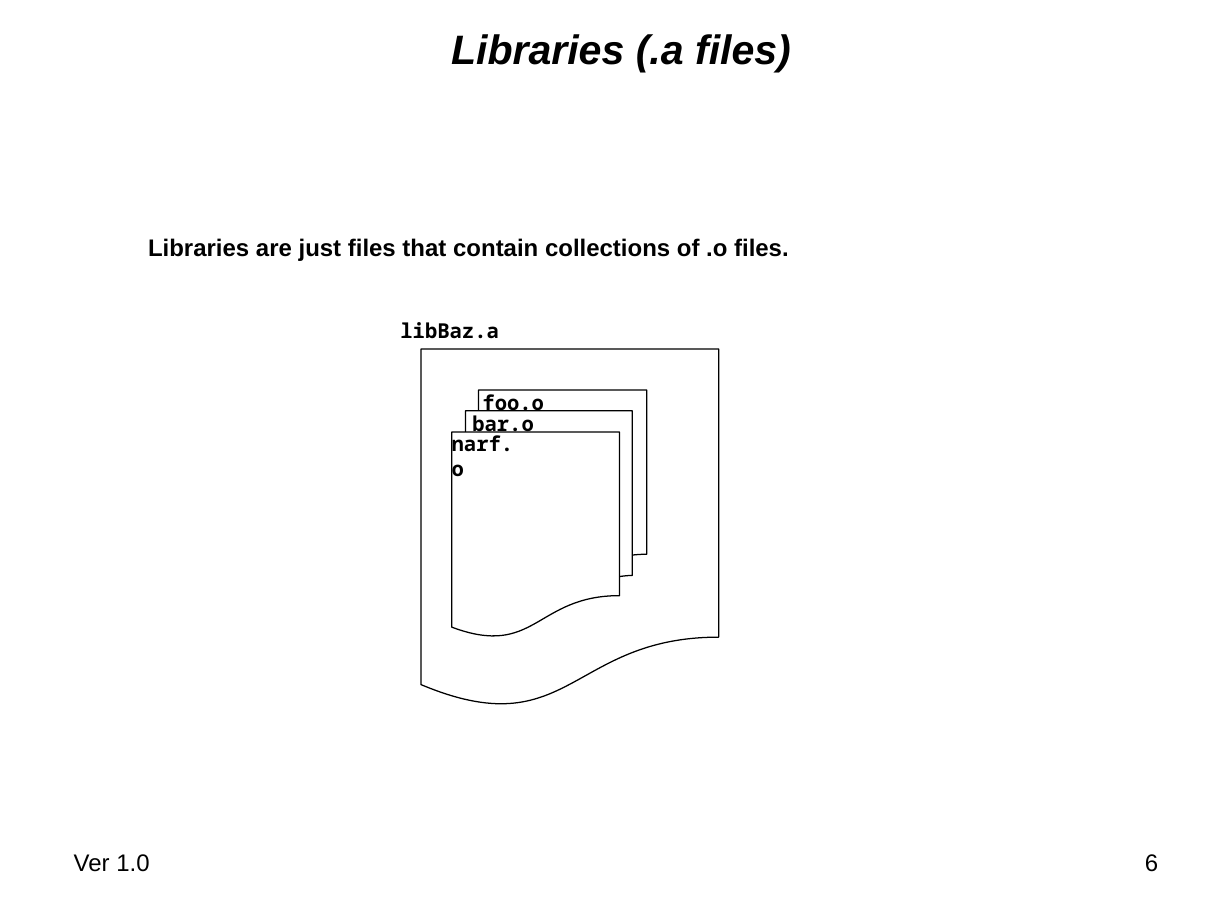
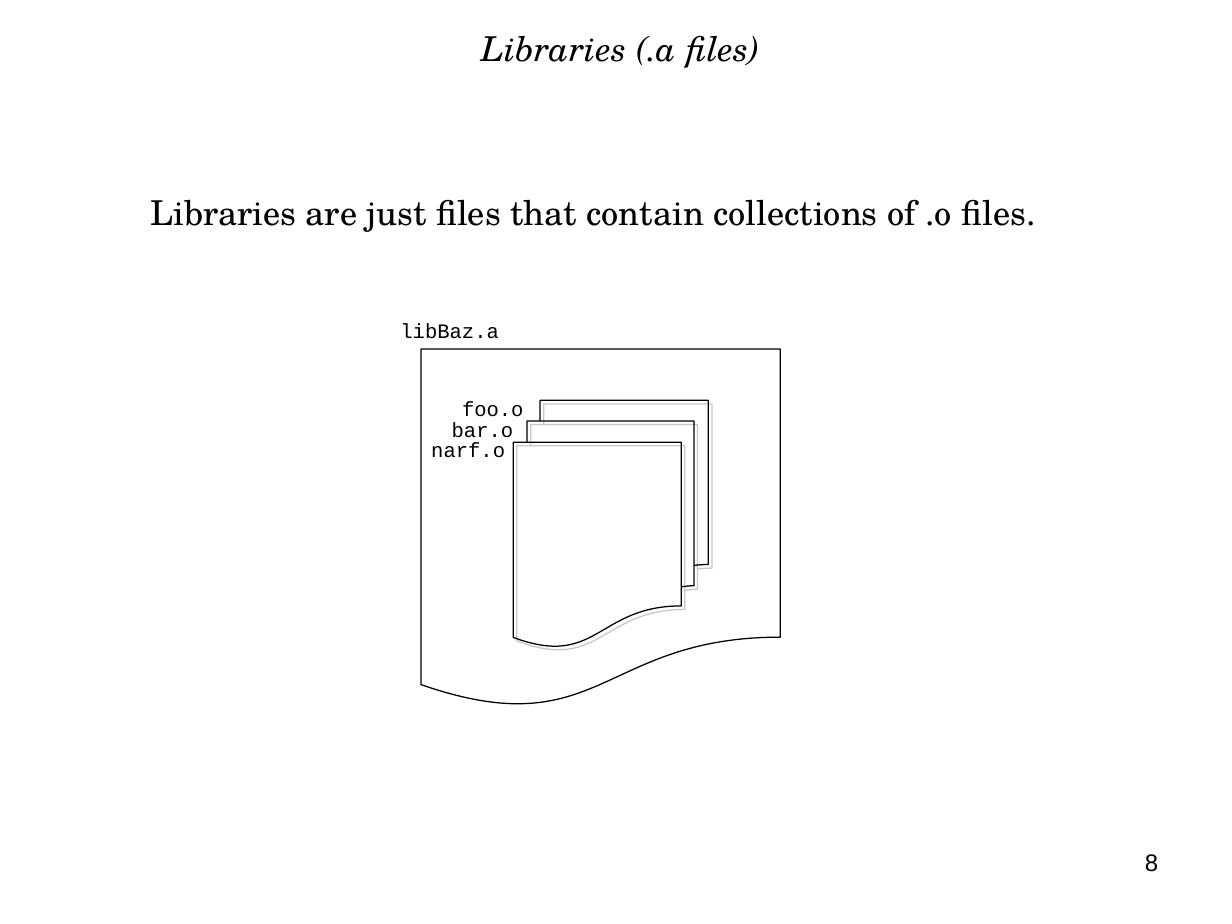
Before and after one commit to nasa/trick, a slide deck: slide 8 of share/doc/trick/Compiling_and_Linking_Overview.ppt (slide 6 before the commit). Drawn at 1232x924 pixels with LibreOffice and Linux fonts; fonts in the diff are those of the drawing; background and template pictures are left out. Boxes give left, top, right and bottom in pixels: in the first picture for what was removed or moved away, otherwise in the second. Text is boxed around its words. In the diff, an @@ line names an element or a change of style, - is before the commit and + after.

```diff
--- a/share/doc/trick/Compiling_and_Linking_Overview.ppt
+++ b/share/doc/trick/Compiling_and_Linking_Overview.ppt
@@ title "Libraries (.a files)" at box(482, 35, 760, 68): size 24 to 20 pt, font Arial to TeX Gyre Schola, bold off @@
@@ text "Libraries are just files that ...": place and size @@
-text "Libraries are just files that ..." at box(148, 238, 789, 261)
+text "Libraries are just files that ..." at box(151, 199, 1036, 232)
@@ text "Libraries are just files that ..." at box(151, 199, 1036, 232): size 14 to 20 pt, font Arial to TeX Gyre Schola, bold off @@
@@ flow chart document: place and size @@
-flow chart document at box(421, 349, 719, 708)
+flow chart document at box(421, 349, 781, 708)
@@ text "bar.o": place and size @@
-text "bar.o" at box(472, 411, 534, 437)
+text "bar.o" at box(452, 422, 514, 443)
@@ text "foo.o": place and size @@
-text "foo.o" at box(482, 394, 544, 412)
+text "foo.o" at box(462, 402, 524, 417)
@@ flow chart multidocument: place and size @@
-flow chart multidocument at box(452, 391, 647, 637)
+flow chart multidocument at box(514, 400, 708, 647)
@@ flow chart multidocument at box(514, 400, 708, 647): shadow on @@
@@ font Noto Sans Mono to Courier New, bold off in 4 elements at box(400, 324, 498, 338), box(462, 402, 524, 417), box(452, 422, 514, 443), box(431, 443, 505, 458) @@
@@ text "narf.o": place and size @@
-text "narf.o" at box(452, 432, 514, 482)
+text "narf.o" at box(431, 443, 505, 458)
@@ text removed at box(74, 854, 149, 872) @@
-Ver 1.0
@@ page number at box(1145, 854, 1158, 872): text changed @@
-6
+8
```
Also in this commit, not shown: 7 other slides changed, 3 slides added, 1 slide removed, 1 other file.
